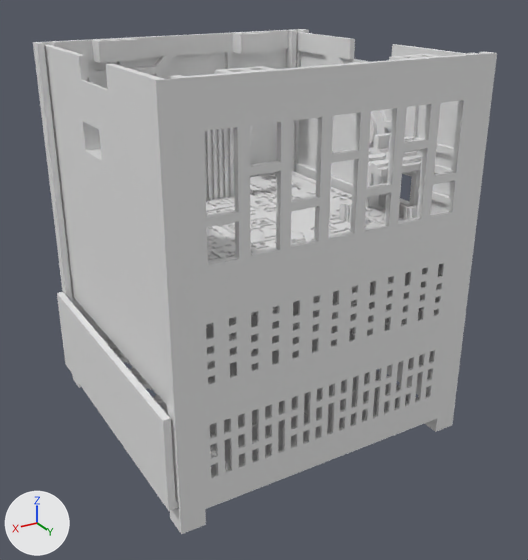
The Blender file garbage-amp/combined/combined.blend as it was, and as the next commit left it.
Before and after are seen from a 50 mm lens placed at (60.1, 182.4, 55.0), pointed at (-45.0, 7.2, -32.6). Arrows for +X, +Y and +Z are at lower left; the lights stay in place.

Names of what the first picture shows: 'Back.001', 'Battery-Door.001', 'Battery-Holder', 'Front', 'Left.001', 'Pcb', 'Right.001'.
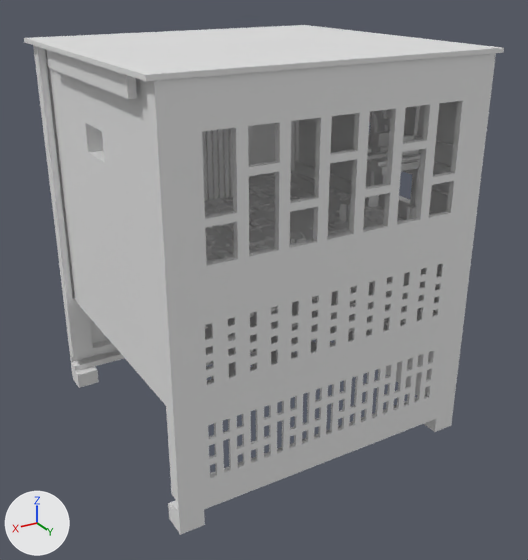
Commit message: Made the top piece

Pixel boxes (x1, y1, x2, y2) of what changed, in the pictures (528 x 560 px):
'Back.001', moved
    before: (147, 52, 497, 534)
    after: (146, 53, 496, 535)
'Right.001', moved
    before: (44, 45, 167, 404)
    after: (46, 49, 166, 405)
'Top', added
    after: (24, 25, 504, 99)
'Battery-Door.001', deleted
    before: (57, 292, 417, 511)
'Left.001', moved
    before: (294, 32, 465, 395)
    after: (294, 101, 457, 395)

Patch to the scene script:
```diff
--- a/garbage-amp/combined/combined.blend.py
+++ b/garbage-amp/combined/combined.blend.py
@@ me_top_002 @@
+me_top_002.from_pydata(...)  # 176 vertices, 348 faces; spans x -9.0..89.0, y -5.5..85.5, z 0.0..6.9
@@ ob_battery_door_001 @@
-ob_battery_door_001 = bpy.data.objects.new('Battery-Door.001', me_battery_door_001)
-ob_battery_door_001.location = (0.4, -40.3, -70.8)
-ob_battery_door_001.rotation_euler = (0.0, 0.0, 1.571)  # degrees (0, 0, 90)
@@ ob_right_001 @@
 ob_right_001 = bpy.data.objects.new('Right.001', me_right_001)
-ob_right_001.location = (0.4, 40.5, -74.2)
+ob_right_001.location = (0.1, 41.6, -74.5)
 ob_right_001.rotation_euler = (1.571, 0.0, -1.571)  # degrees (90, 0, -90)
@@ ob_left_001 @@
 ob_left_001 = bpy.data.objects.new('Left.001', me_left_001)
-ob_left_001.location = (-88.4, -39.7, -74.2)
+ob_left_001.location = (-88.0, -39.0, -73.3)
 ob_left_001.rotation_euler = (1.571, 0.0, 1.571)  # degrees (90, 0, 90)
@@ ob_back_001 @@
 ob_back_001 = bpy.data.objects.new('Back.001', me_back_001)
-ob_back_001.location = (0.8, 45.9, -72.5)
+ob_back_001.location = (1.1, 45.8, -72.6)
 ob_back_001.rotation_euler = (1.571, 0.0, 0.0)  # degrees (90, 0, 0)
@@ ob_top @@
+ob_top = bpy.data.objects.new('Top', me_top_002)
+ob_top.location = (-83.9, 41.0, 35.7)
+ob_top.rotation_euler = (-3.142, 0.0, 0.0)  # degrees (-180, 0, 0)
```
